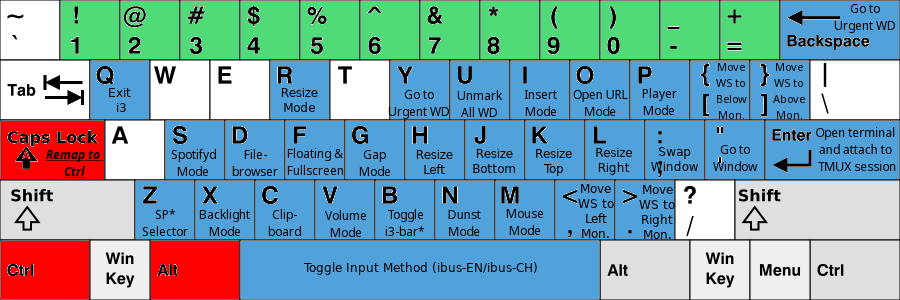
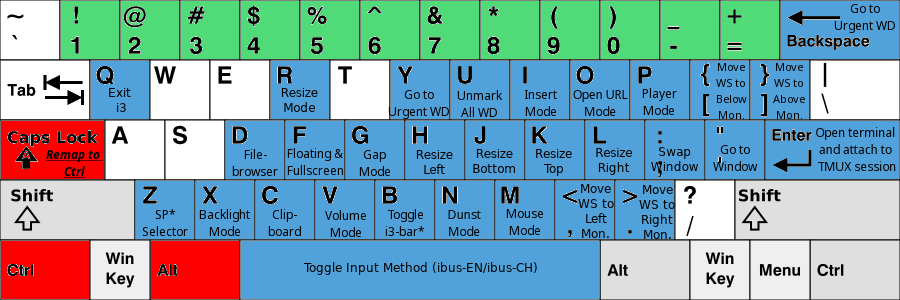
Two versions of the same layered image (900px x 300px). Layer-by-layer changes:
removed layer "Spotifyd ..." over [171,149,216,176]
painted on "KB_United_States-NoAltGr.svg" over [166,121,224,179]
